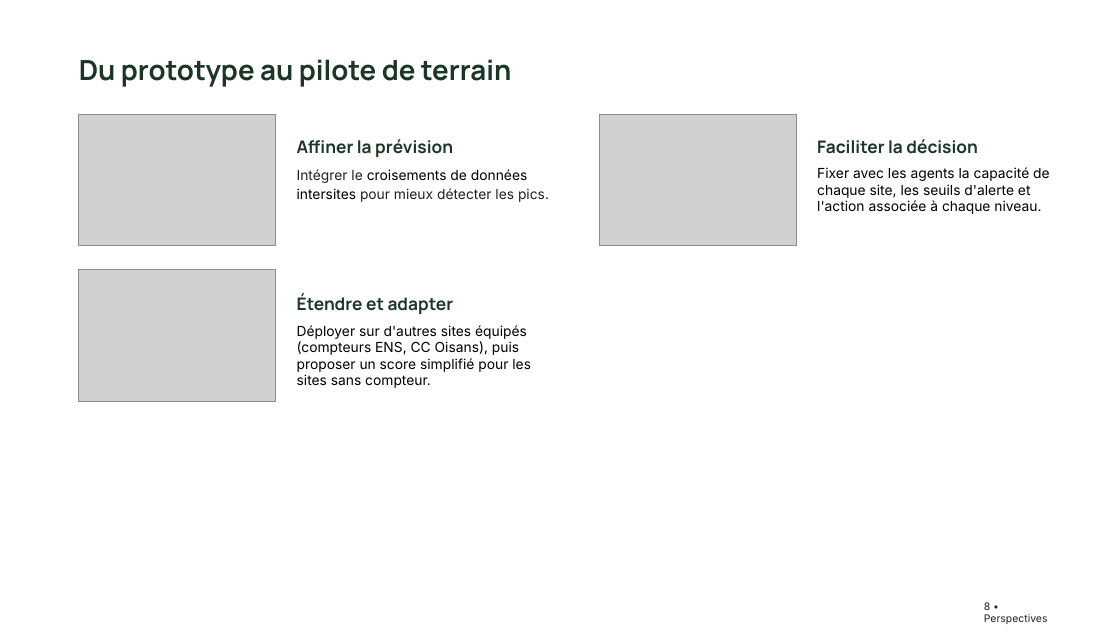
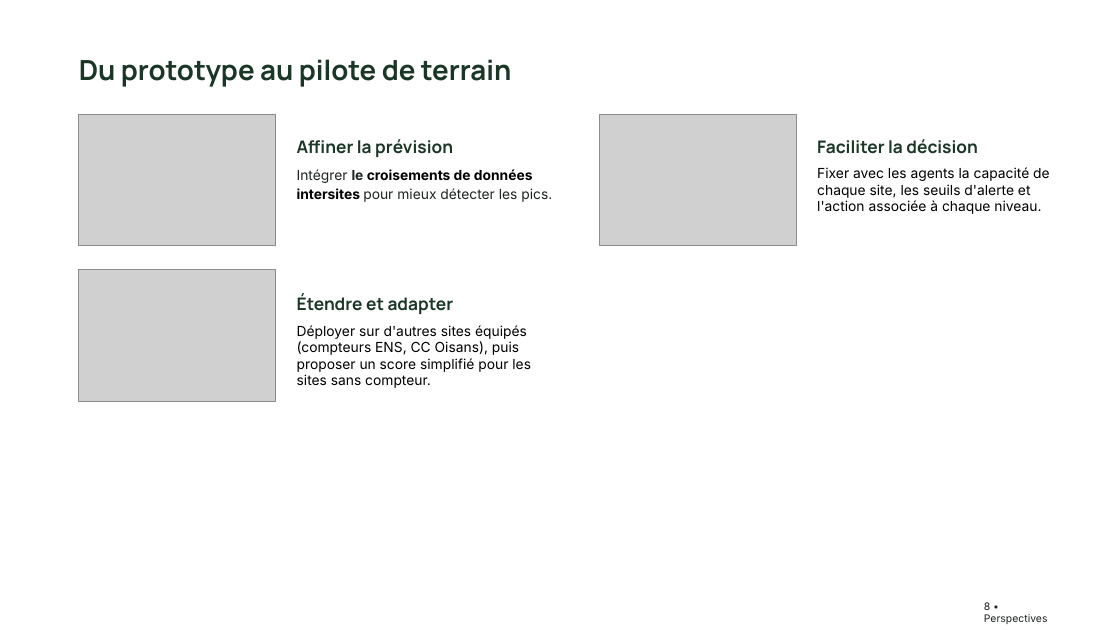
Before and after one commit to Claken/HACKATHON-DGE, a slide deck: slide 8 of livrable/Equipe 2 - Slides.pptx. Drawn at 1120x630 pixels with LibreOffice and Linux fonts; fonts in the diff are those of the drawing; grey boxes stand for pictures; background and template pictures are left out. Boxes give left, top, right and bottom in pixels: in the first picture for what was removed or moved away, otherwise in the second. Text is boxed around its words. In the diff, an @@ line names an element or a change of style, - is before the commit and + after.

```diff
--- a/livrable/Equipe 2 - Slides.pptx
+++ b/livrable/Equipe 2 - Slides.pptx
@@ text "Intégrer le croisements de données ..." at bbox=[297, 169, 552, 202]: bold on in "le croisements de données intersites" @@
```
Also in this commit, not shown: 2 other slides changed.
